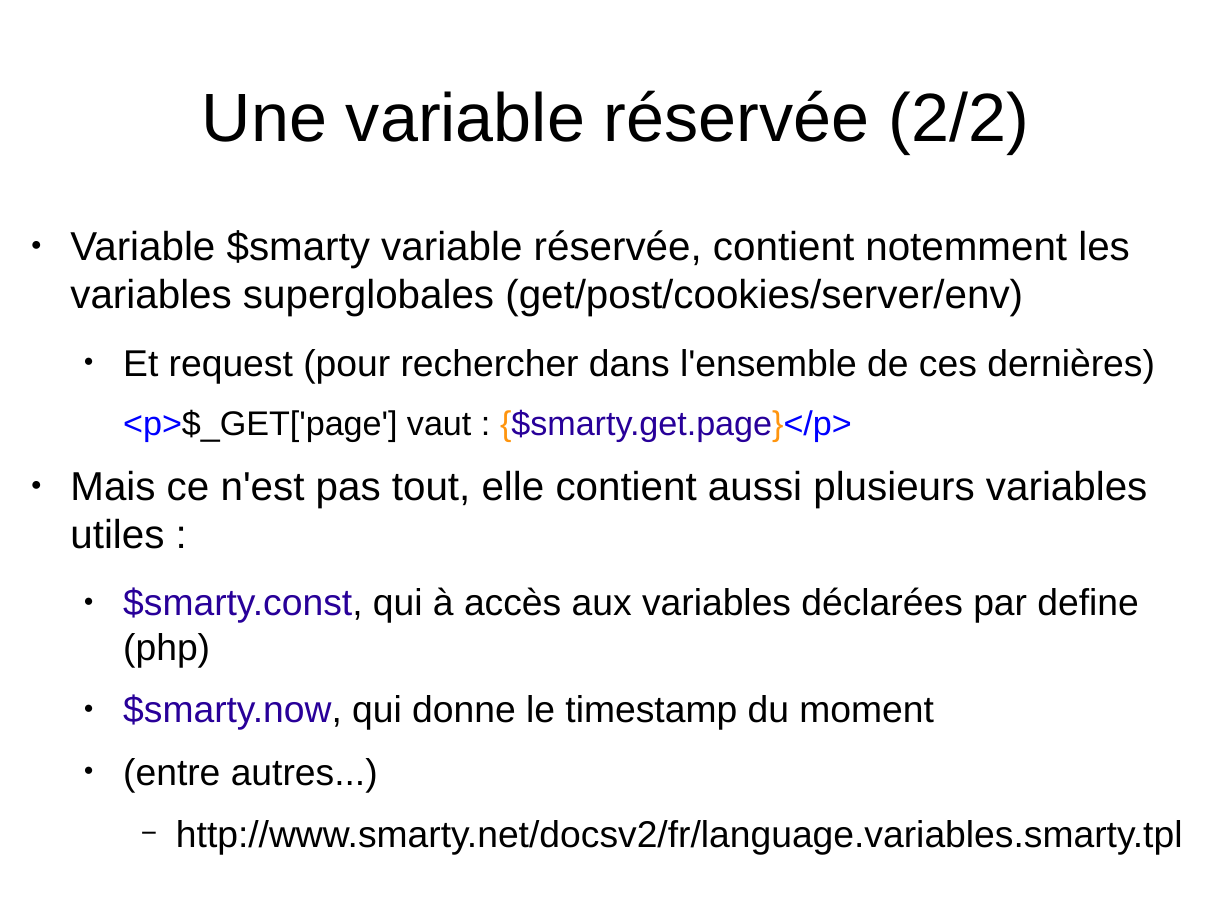
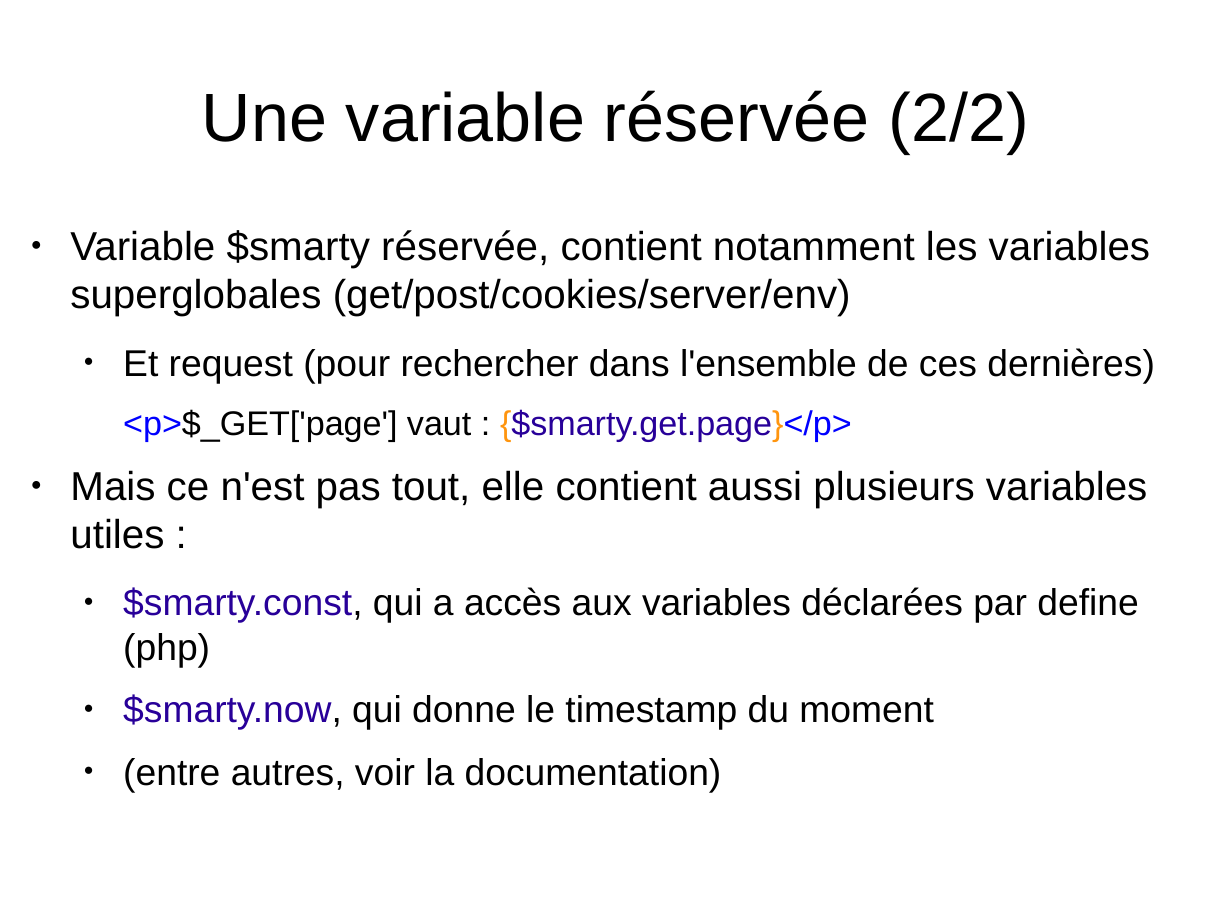
Before and after one commit to sion77/Bob-Project, a slide deck: slide 8 of docs/smarty.odp. Drawn at 1232x924 pixels with LibreOffice and Linux fonts; fonts in the diff are those of the drawing. Boxes give left, top, right and bottom in pixels: in the first picture for what was removed or moved away, otherwise in the second. Text is boxed around its words. In the diff, an @@ line names an element or a change of style, - is before the commit and + after.

```diff
--- a/docs/smarty.odp
+++ b/docs/smarty.odp
@@ text at (70,230,1151,316): text changed @@
-● Variable $smarty variable réservée, contient notemment les variables superglobales (get/post/cookies/server/env)
+● Variable $smarty réservée, contient notamment les variables superglobales (get/post/cookies/server/env)
@@ text at (123,587,1138,668): text changed @@
-  ● $smarty.const, qui à accès aux variables déclarées par define (php)
+  ● $smarty.const, qui a accès aux variables déclarées par define (php)
@@ text at (123,758,722,792): text changed @@
-  ● (entre autres...)
-    − http://www.smarty.net/docsv2/fr/language.variables.smarty.tpl
+  ● (entre autres, voir la documentation)
```
Also in this commit, not shown: 18 other slides changed.
